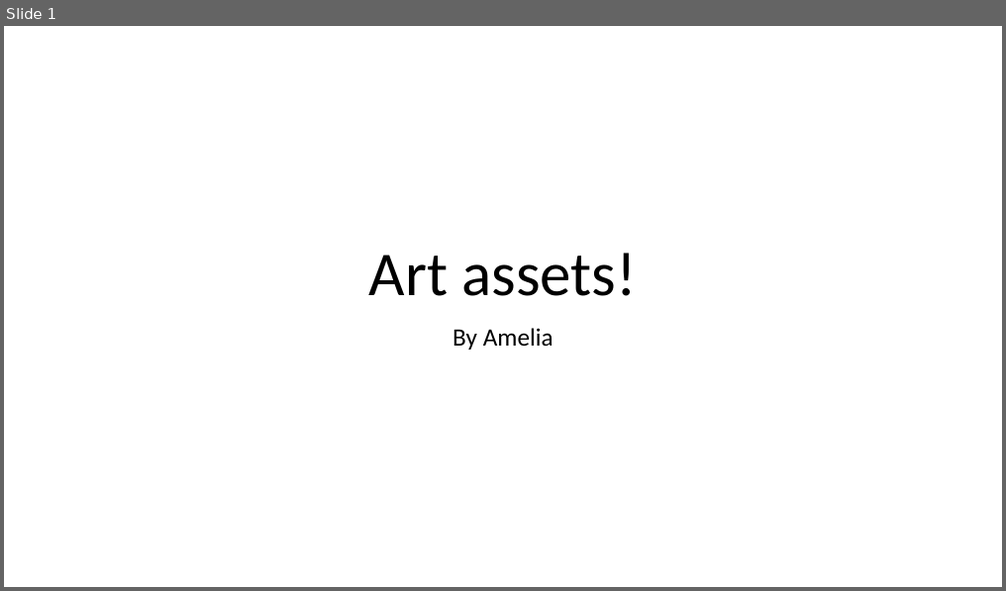
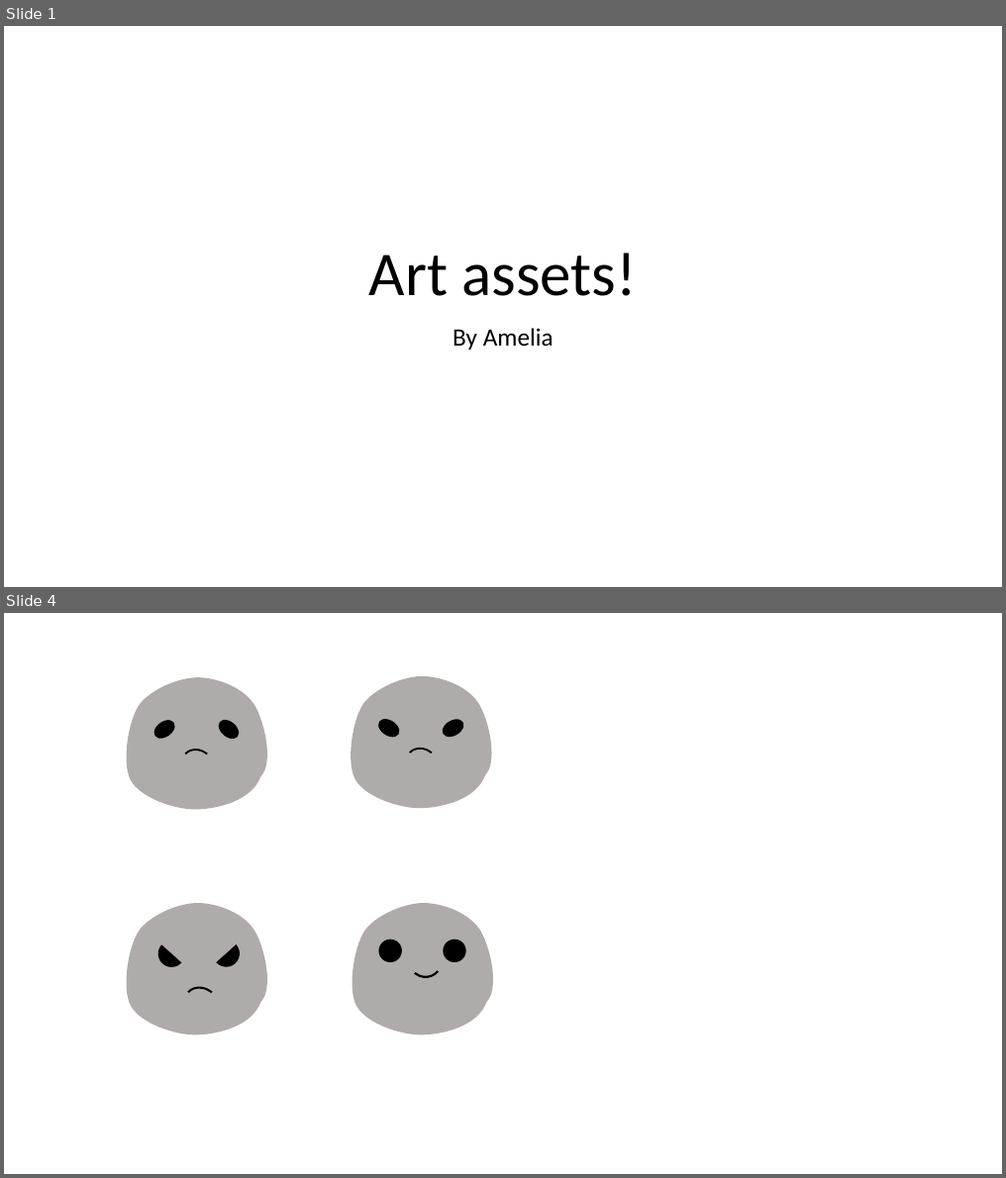
Before and after one commit to AmeliaTYR/SlimeFighter, a slide deck: otherFiles/art.pptx. Shown one above the other, each under a label of ours: slide 1 before the commit, slides 1 and 4 after it; the slides between them are not shown. The pictures are 1006x591 and 1006x1178 pixels, drawn with LibreOffice and Linux fonts; fonts in the diff are those of the drawing. Boxes give left, top, right and bottom in pixels: in the first picture for what was removed or moved away, otherwise in the second. Text is boxed around its words. In the diff, an @@ line names an element or a change of style, - is before the commit and + after.

```diff
--- a/otherFiles/art.pptx
+++ b/otherFiles/art.pptx
@@ slide 4 added at <box>4,613,1002,1174</box>, background #FFFFFF @@
@@ freeform shape added at <box>126,677,266,809</box>, fill #AFABAB @@
@@ freeform shape added at <box>350,676,491,808</box>, fill #AFABAB @@
@@ ellipse added at <box>151,716,178,742</box>, fill #000000 @@
@@ ellipse added at <box>215,716,243,743</box>, fill #000000 @@
@@ ellipse added at <box>375,716,403,741</box>, fill #000000 @@
@@ ellipse added at <box>440,716,467,741</box>, fill #000000 @@
@@ arch (boxed as its full ring) added at <box>175,743,221,787</box>, fill #000000 @@
@@ arch (boxed as its full ring) added at <box>400,741,446,786</box>, fill #000000 @@
@@ freeform shape added at <box>126,903,266,1035</box>, fill #AFABAB @@
@@ freeform shape added at <box>352,903,493,1035</box>, fill #AFABAB @@
@@ chord (boxed as its full ellipse) added at <box>152,936,191,973</box>, fill #000000 @@
@@ chord (boxed as its full ellipse) added at <box>207,935,246,972</box>, fill #000000 @@
@@ arch (boxed as its full ring) added at <box>401,937,450,985</box>, fill #000000 @@
@@ ellipse added at <box>379,940,402,962</box>, fill #000000 @@
@@ ellipse added at <box>443,940,466,962</box>, fill #000000 @@
@@ arch (boxed as its full ring) added at <box>177,980,227,1028</box>, fill #000000 @@
```
Also in this commit, not shown: 6 other slides added, 1 slide removed, 8 other files.
